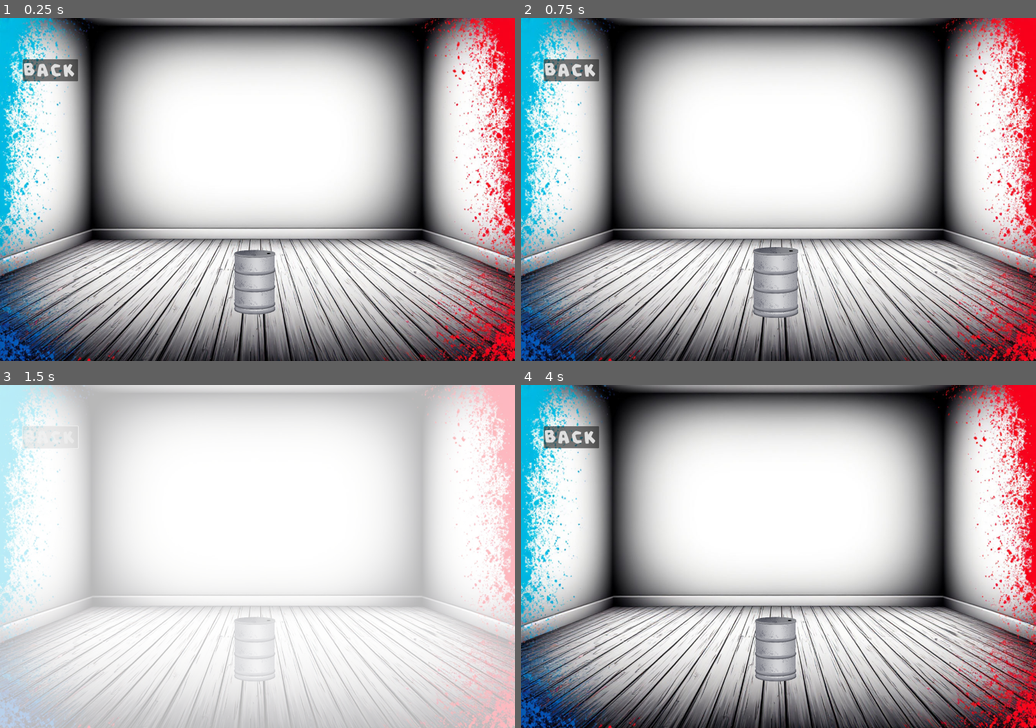
Above: before the commit, frames 1-4 (two rows, left to right).
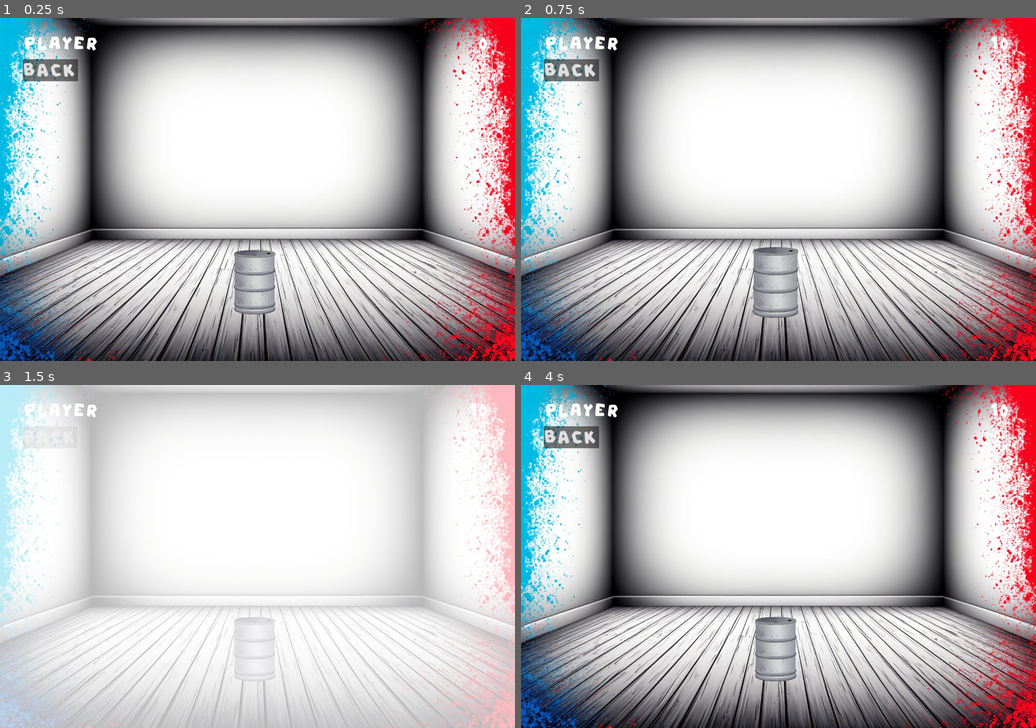
Above: after the commit, the same moments.

Repository: otumno/Bandgo
Game: Godot game, scene res://project/scenes/Game.tscn
The game is run twice, just before and just after one commit, with the same random seed, the same clock (stepped at 60 frames per second) and the same inputs. This scene is started directly instead of the project's main scene.
Inputs (mouse positions are in pixels of both pictures, inside the frame that each line leads up to):
- Up to frame 1 (0.25 s): no input
- Up to frame 2 (0.75 s): tap Enter at 0.5 s; move the mouse to (773, 282) at 0.52 s; click (773, 282) at 0.67 s
- Up to frame 3 (1.5 s): click "BACK" at 1.25 s
- Up to frame 4 (4 s): click "GAME" at 2 s; click "Player Очки: 10" at 2.75 s; click "Слот 2" at 3.5 s

The runs differ from the first frame. In frame 1, 0.3% of the frame differs, in the area x 4-95%, y 5-10%; in frame 2, 0.4%; in frame 3, 0.2%; in frame 4, 0.4%.

Commit message:
Add score on GAME scene

Diff:
--- a/project/scenes/Game.tscn
+++ b/project/scenes/Game.tscn
@@ -13,6 +13,7 @@
 [ext_resource type="Script" uid="uid://cyi4htwqahhjt" path="res://project/scripts/Instrument.gd" id="10_mvo24"]
 [ext_resource type="AudioStream" uid="uid://cks06x3rce5ct" path="res://project/assets/sounds/791446__micah10__floor-tom-16.wav" id="11_qo2pe"]
 [ext_resource type="AudioStream" uid="uid://dpjry6d4p7730" path="res://project/assets/sounds/steel-bench-hit4-89132.mp3" id="12_5gtpa"]
+[ext_resource type="Script" uid="uid://df1wy3kgm5iwy" path="res://project/scripts/PlayerUI.gd" id="14_qo2pe"]
 
 [sub_resource type="RectangleShape2D" id="RectangleShape2D_f3117"]
 size = Vector2(149, 241)
@@ -64,17 +65,29 @@
 position = Vector2(949.5, 985.5)
 shape = SubResource("RectangleShape2D_f3117")
 
-[node name="Control" type="Control" parent="."]
+[node name="Control" type="Control" parent="." node_paths=PackedStringArray("player_name_label", "score_label")]
 layout_mode = 3
 anchors_preset = 0
 offset_right = 40.0
 offset_bottom = 40.0
+script = ExtResource("14_qo2pe")
+player_name_label = NodePath("PlayerNameLabel")
+score_label = NodePath("ScoreLabel")
 
 [node name="PlayerNameLabel" type="Label" parent="Control"]
 layout_mode = 0
-offset_right = 40.0
-offset_bottom = 23.0
+offset_left = 94.0
+offset_top = 60.0
+offset_right = 469.0
+offset_bottom = 134.0
+theme = ExtResource("4_cqeua")
+vertical_alignment = 1
 
 [node name="ScoreLabel" type="Label" parent="Control"]
-offset_right = 40.0
-offset_bottom = 23.0
+offset_left = 1452.0
+offset_top = 57.0
+offset_right = 1827.0
+offset_bottom = 131.0
+theme = ExtResource("4_cqeua")
+horizontal_alignment = 2
+vertical_alignment = 1
--- a/project/scripts/GameManager.gd
+++ b/project/scripts/GameManager.gd
@@ -1,9 +1,18 @@
 extends Node
 
 signal score_updated(new_score)
+signal player_name_updated(new_name)
 
-var player_name: String = "Player"
-var score: int = 0
+var player_name: String = "Player":
+	set(value):
+		player_name = value
+		emit_signal("player_name_updated", value)
+
+var score: int = 0:
+	set(value):
+		score = value
+		emit_signal("score_updated", value)
+
 var current_slot: int = 1
 
 func reset():
--- /dev/null
+++ b/project/scripts/PlayerUI.gd
@@ -0,0 +1,41 @@
+extends Control
+class_name PlayerUI
+
+@export_category("UI Elements")
+@export var player_name_label: Label
+@export var score_label: Label
+
+@export_category("Animation")
+@export var score_animation: bool = true
+@export var animation_scale: float = 1.2
+@export var animation_duration: float = 0.3
+
+var _game_manager: GameManager
+
+func _ready():
+	# Получаем GameManager
+	_game_manager = get_node("/root/GameManager")
+
+	# Подключаем сигналы
+	_game_manager.connect("score_updated", _on_score_updated)
+	_game_manager.connect("player_name_updated", _on_player_name_updated)
+
+	# Инициализация значений
+	_update_all_info()
+
+func _update_all_info():
+	player_name_label.text = _game_manager.player_name
+	score_label.text = str(_game_manager.score)
+
+func _on_score_updated(new_score: int):
+	score_label.text = str(new_score)
+	if score_animation:
+		_play_score_animation()
+
+func _on_player_name_updated(new_name: String):
+	player_name_label.text = new_name
+
+func _play_score_animation():
+	var tween = create_tween().set_trans(Tween.TRANS_ELASTIC)
+	tween.tween_property(score_label, "scale", Vector2(animation_scale, animation_scale), animation_duration * 0.5)
+	tween.tween_property(score_label, "scale", Vector2(1.0, 1.0), animation_duration * 0.5)
Not shown: 1 places in project/scenes/Game.tscn that only renumber resources
Not shown, added: project/scripts/PlayerUI.gd.uid
